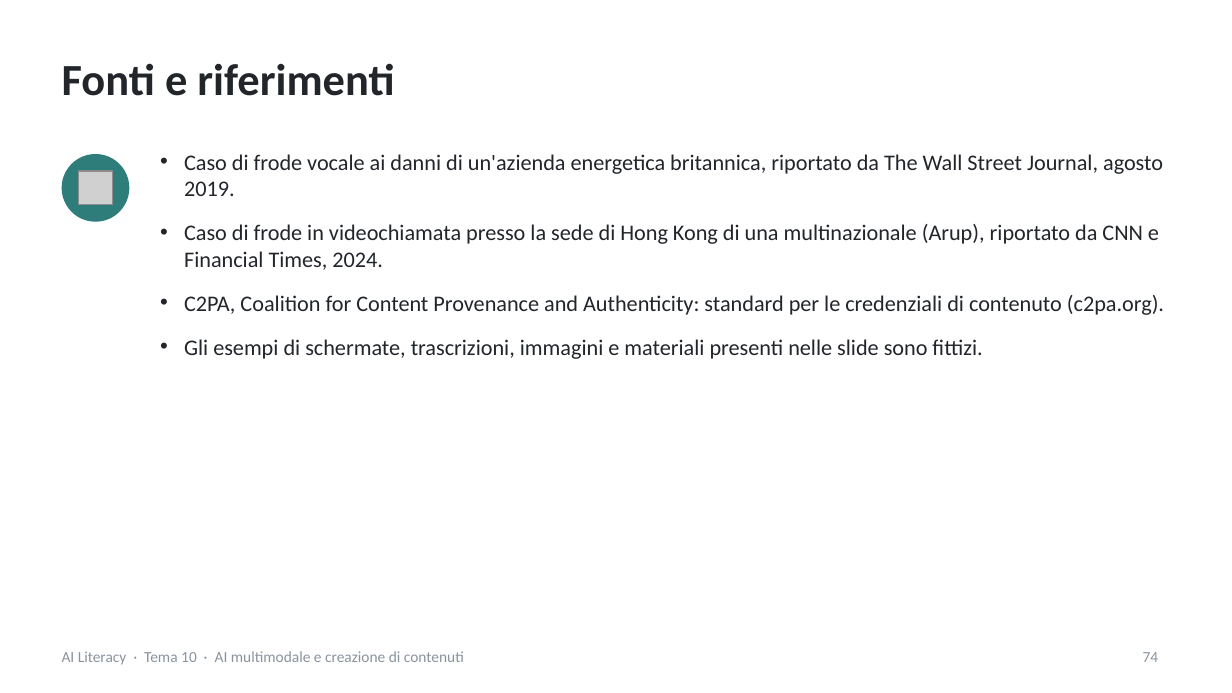
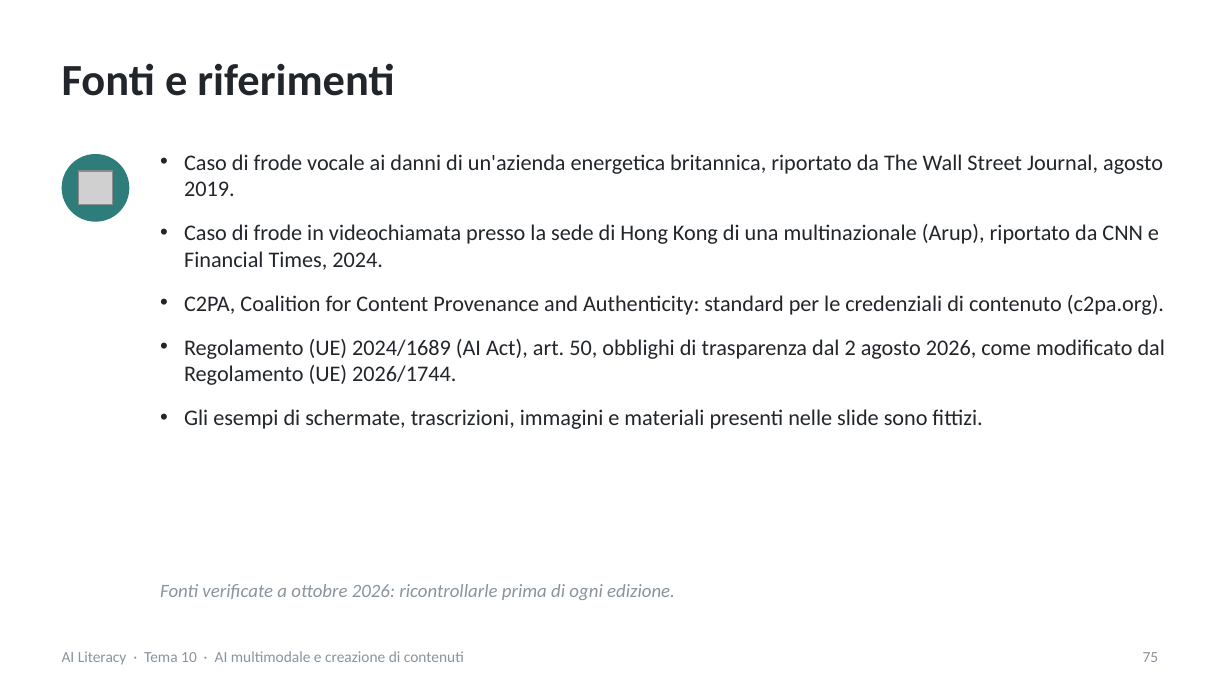
Before and after one commit to NetAi-IT/Formazione-AI-Literacy-Official, a slide deck: slide 75 of Base/Tema10_AI_multimodale_contenuti.pptx (slide 74 before the commit). Drawn at 1232x693 pixels with LibreOffice and Linux fonts; fonts in the diff are those of the drawing; grey boxes stand for pictures. Boxes give left, top, right and bottom in pixels: in the first picture for what was removed or moved away, otherwise in the second. Text is boxed around its words. In the diff, an @@ line names an element or a change of style, - is before the commit and + after.

```diff
--- a/Base/Tema10_AI_multimodale_contenuti.pptx
+++ b/Base/Tema10_AI_multimodale_contenuti.pptx
@@ text at (184,339,1165,385): paragraph added @@
+• Regolamento (UE) 2024/1689 (AI Act), art. 50, obblighi di trasparenza dal 2 agosto 2026, come modificato dal Regolamento (UE) 2026/1744.
@@ text added at (160,584,675,600), 11 pt, text #8A939E, italic @@
+Fonti verificate a ottobre 2026: ricontrollarle prima di ogni edizione.
@@ page number at (1143,652,1159,662): text changed @@
-74
+75
```
Also in this commit, not shown: 15 other slides changed, 1 slide added, 12 other files.
